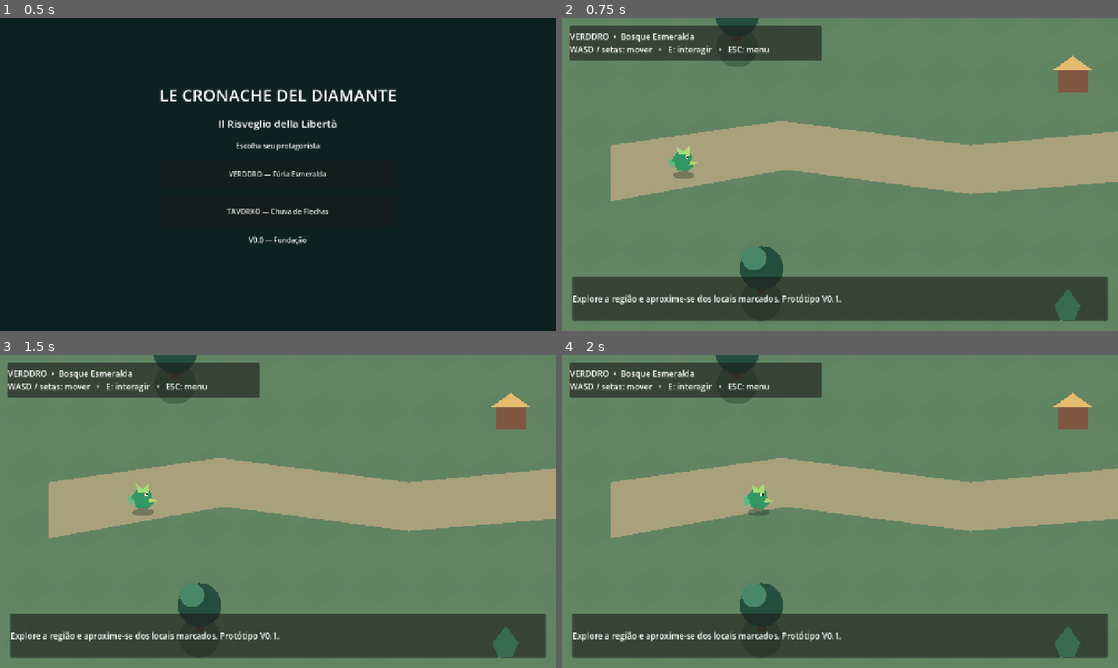
Above: before the commit, frames 1-4 (two rows, left to right).
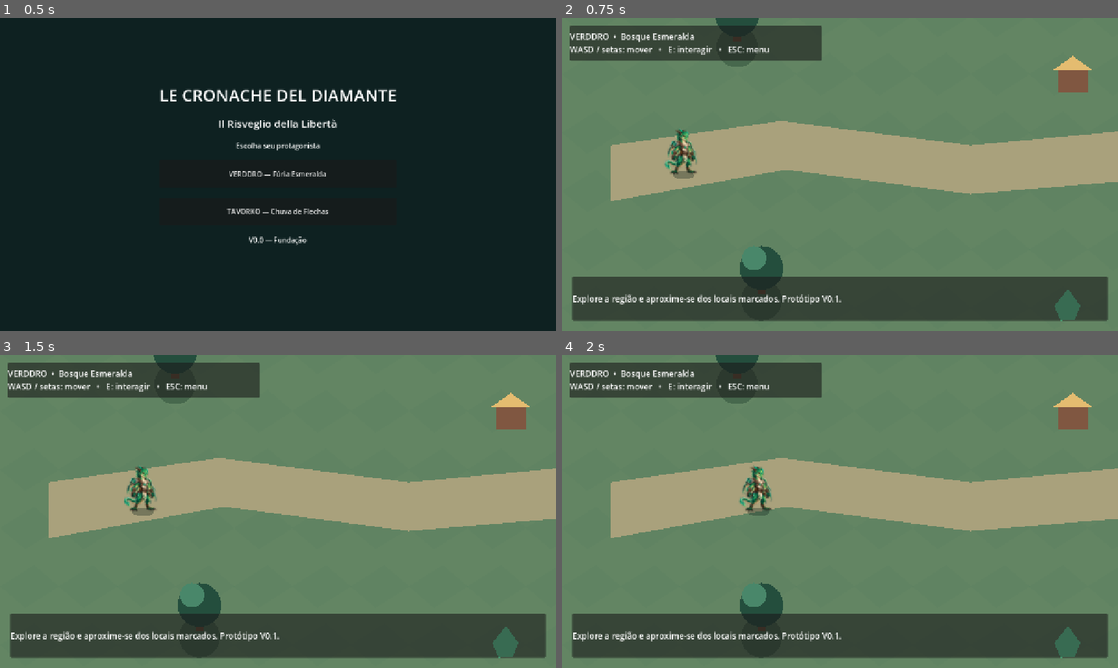
Above: after the commit, the same moments.

Repository: PhFg/le-cronache-del-diamante
Game: Godot game, scene res://scenes/main_menu.tscn
Same seed, same stepped clock (60 frames per second), same inputs: the game is played once before the commit and once after it.
Inputs:
- Up to frame 1 (0.5 s): no input
- Up to frame 2 (0.75 s): click "VERDDRO — Fúria Esmeralda" at 0.5 s
- Up to frame 3 (1.5 s): tap Enter at 1.25 s; hold D from 1.28 s (still down); tap E at 1.35 s
- Up to frame 4 (2 s): keep holding D

Frame 1 is identical in both runs. In frame 2, 0.5% of the frame differs, in the area x 18-25%, y 35-50%; in frame 3, 0.5%; in frame 4, 0.5%, in the area x 31-38%, y 35-50%.

Commit message:
feat: integrate Verddro exploration sprite prototype

Diff:
--- /dev/null
+++ b/assets/characters/verddro/verddro_exploration.tres
@@ -0,0 +1,14 @@
+[gd_resource type="SpriteFrames" load_steps=2 format=3]
+
+[ext_resource type="Texture2D" path="res://assets/characters/verddro/exploration/idle/verddro_idle_s.png" id="1_idle_s"]
+
+[resource]
+animations = [{
+"frames": [{
+"duration": 1.0,
+"texture": ExtResource("1_idle_s")
+}],
+"loop": true,
+"name": &"idle_s",
+"speed": 6.0
+}]
--- a/project.godot
+++ b/project.godot
@@ -1,20 +1,34 @@
 ; Engine configuration file.
+; It's best edited using the editor UI and not directly,
+; since the parameters that go here are not all obvious.
+;
+; Format:
+;   [section] ; section goes between []
+;   param=value ; assign values to parameters
+
 config_version=5
 
+[animation]
+
+compatibility/default_parent_skeleton_in_mesh_instance_3d=true
+
 [application]
+
 config/name="Le Cronache del Diamante"
 run/main_scene="res://scenes/main_menu.tscn"
-config/features=PackedStringArray("4.3", "GL Compatibility")
+config/features=PackedStringArray("4.7", "GL Compatibility")
+
+[autoload]
+
+GameState="*res://scripts/game_state.gd"
 
 [display]
+
 window/size/viewport_width=1280
 window/size/viewport_height=720
 window/stretch/mode="canvas_items"
 
 [rendering]
+
 renderer/rendering_method="gl_compatibility"
 renderer/rendering_method.mobile="gl_compatibility"
-textures/default_filters/use_nearest_mipmap_filter=false
-
-[autoload]
-GameState="*res://scripts/game_state.gd"
--- /dev/null
+++ b/scripts/characters/character_visual.gd
@@ -0,0 +1,126 @@
+class_name CharacterVisual
+extends AnimatedSprite2D
+
+## Componente visual reutilizável para personagens de exploração.
+## Não lê teclado nem mouse: recebe velocidade/estado de quem o controla
+## (jogador local, rede ou IA).
+
+signal facing_changed(direction: StringName)
+signal action_finished(action: StringName)
+
+const DIRECTIONS: Array[StringName] = [&"e", &"se", &"s", &"sw", &"w", &"nw", &"n", &"ne"]
+const STATES: Array[StringName] = [&"idle", &"walk", &"run", &"interact"]
+const FALLBACK_STATE := {&"run": &"walk", &"walk": &"idle", &"interact": &"idle"}
+const DEFAULT_FRAMES_PATH := "res://assets/characters/%s/%s_exploration.tres"
+const MOVE_THRESHOLD := 0.1
+
+@export var character_id: StringName = &""
+@export var frames_override: SpriteFrames
+@export var foot_anchor := Vector2(128, 236)
+@export var visual_scale := 0.45
+
+var facing: StringName = &"s"
+var state: StringName = &"idle"
+var _action_playing := false
+
+func _init() -> void:
+    centered = false
+    texture_filter = CanvasItem.TEXTURE_FILTER_LINEAR_WITH_MIPMAPS
+    animation_finished.connect(_on_animation_finished)
+
+func _ready() -> void:
+    if character_id != &"" and sprite_frames == null:
+        setup(character_id, frames_override)
+
+## Configura o personagem. Sem `frames`, procura o SpriteFrames padrão em
+## DEFAULT_FRAMES_PATH. Retorna false quando não há arte (usar fallback).
+func setup(id: StringName, frames: SpriteFrames = null) -> bool:
+    character_id = id
+    if frames == null:
+        var path := DEFAULT_FRAMES_PATH % [id, id]
+        if ResourceLoader.exists(path):
+            frames = load(path) as SpriteFrames
+    sprite_frames = frames
+    centered = false
+    offset = -foot_anchor
+    scale = Vector2.ONE * visual_scale
+    visible = has_frames()
+    _refresh()
+    return visible
+
+func has_frames() -> bool:
+    return sprite_frames != null and sprite_frames.has_animation(&"idle_s")
+
+## Atualiza estado e direção a partir da velocidade. Parado, mantém o facing.
+func update_movement(velocity: Vector2, moving_state: StringName = &"walk") -> void:
+    if velocity.length() > MOVE_THRESHOLD:
+        _action_playing = false
+        _apply_facing(direction_from_vector(velocity))
+        _set_state(moving_state)
+    elif not _action_playing:
+        _set_state(&"idle")
+
+## Executa uma ação única (ex.: interact). Movimento a interrompe.
+func play_action(action: StringName = &"interact") -> bool:
+    if not has_frames() or _resolve_animation(action, facing) == &"":
+        return false
+    _action_playing = true
+    _set_state(action)
+    return true
+
+func set_facing(direction: StringName) -> void:
+    if direction in DIRECTIONS:
+        _apply_facing(direction)
+
+func is_action_playing() -> bool:
+    return _action_playing
+
+## 0=E, 1=SE, 2=S, 3=SW, 4=W, 5=NW, 6=N, 7=NE (eixo Y da Godot aponta para baixo).
+static func direction_from_vector(v: Vector2) -> StringName:
+    return DIRECTIONS[wrapi(roundi(v.angle() / (PI / 4.0)), 0, DIRECTIONS.size())]
+
+static func animation_name(anim_state: StringName, direction: StringName) -> StringName:
+    return StringName("%s_%s" % [anim_state, direction])
+
+func _apply_facing(direction: StringName) -> void:
+    if direction == facing:
+        return
+    facing = direction
+    facing_changed.emit(facing)
+    _refresh()
+
+func _set_state(new_state: StringName) -> void:
+    state = new_state
+    _refresh()
+
+func _resolve_animation(anim_state: StringName, direction: StringName) -> StringName:
+    if sprite_frames == null:
+        return &""
+    var current: StringName = anim_state
+    while current != &"":
+        var anim_name := animation_name(current, direction)
+        if sprite_frames.has_animation(anim_name):
+            return anim_name
+        current = FALLBACK_STATE.get(current, &"")
+    return &""
+
+func _refresh() -> void:
+    if not has_frames():
+        return
+    var anim := _resolve_animation(state, facing)
+    if anim == &"" or (anim == animation and is_playing()):
+        return
+    var keep_cycle := String(animation).get_slice("_", 0) == String(anim).get_slice("_", 0)
+    var previous_frame := frame
+    var previous_progress := frame_progress
+    play(anim)
+    if keep_cycle:
+        set_frame_and_progress(mini(previous_frame, sprite_frames.get_frame_count(anim) - 1), previous_progress)
+
+func _on_animation_finished() -> void:
+    if not _action_playing:
+        return
+    _action_playing = false
+    var finished := state
+    _set_state(&"idle")
+    action_finished.emit(finished)
--- a/scripts/player.gd
+++ b/scripts/player.gd
@@ -1,8 +1,17 @@
 extends CharacterBody2D
 
 const SPEED := 220.0
+const CharacterVisualScript = preload("res://scripts/characters/character_visual.gd")
 var hero_id := "verddro"
 var walk_time := 0.0
+var visual: CharacterVisualScript
+var use_sprite := false
+
+func _ready() -> void:
+    visual = CharacterVisualScript.new()
+    visual.name = "Visual"
+    add_child(visual)
+    use_sprite = visual.setup(hero_id)
 
 func _physics_process(delta: float) -> void:
     var direction := Vector2.ZERO
@@ -14,11 +23,14 @@
     move_and_slide()
     if velocity.length() > 0.1:
         walk_time += delta * 12.0
+    visual.update_movement(velocity)
     queue_redraw()
 
 func _draw() -> void:
     var bob := sin(walk_time) * 2.0 if velocity.length() > 0.1 else 0.0
     draw_ellipse_shadow()
+    if use_sprite:
+        return
     if hero_id == "tavorko":
         draw_colored_polygon(PackedVector2Array([Vector2(-21,-26+bob),Vector2(-7,-42+bob),Vector2(17,-37+bob),Vector2(25,-17+bob),Vector2(0,-6+bob)]), Color("e9ae3e"))
         draw_circle(Vector2(0,-25+bob), 17, Color("df453b"))
Not shown, added: assets/characters/verddro/concept/verddro_concept_v1.png.import
Binary file added: assets/characters/verddro/exploration/idle/verddro_idle_s.png
Not shown, added: assets/characters/verddro/exploration/idle/verddro_idle_s.png.import
Binary file added: assets/characters/verddro/exploration/idle/verddro_idle_s_master.png
Not shown, added: assets/characters/verddro/exploration/idle/verddro_idle_s_master.png.import
Not shown, added: scripts/characters/character_visual.gd.uid
Not shown, changed: docs/ART_DIRECTION.md
Not shown, added: docs/V0.2_TEST_PLAN.md
